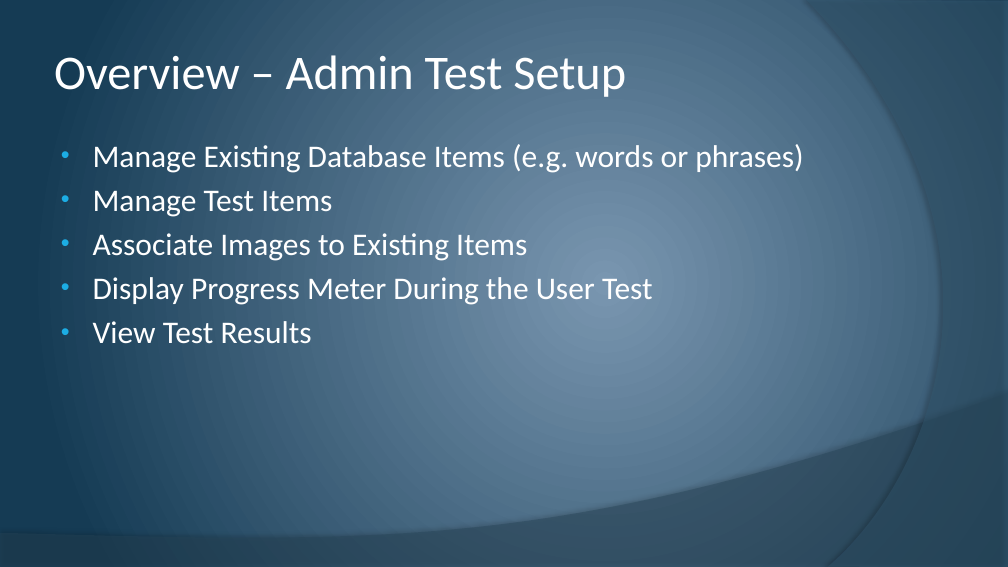
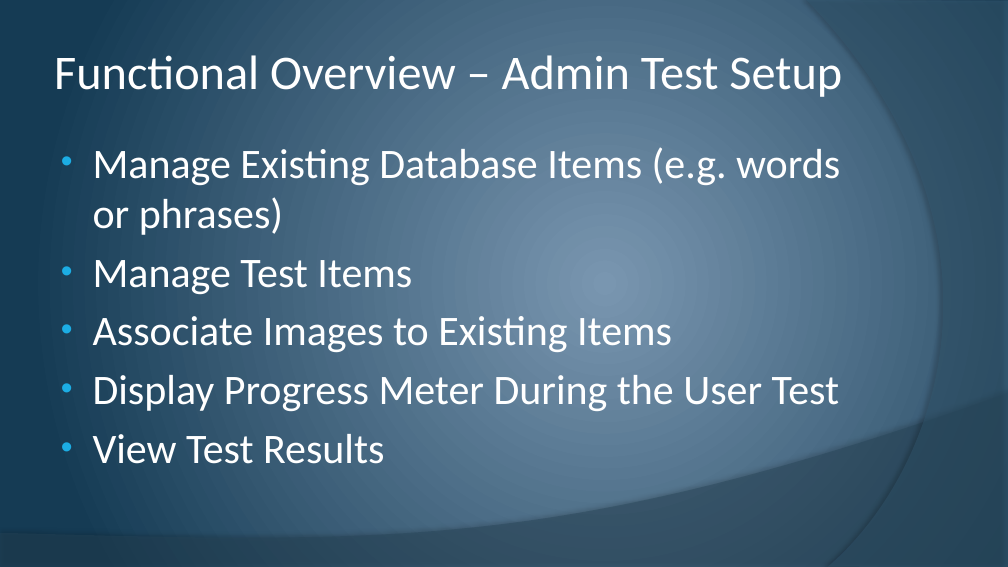
Before and after one commit to cstultz/cis234, a slide deck: slide 6 of assigns/assign10/t1-a10.pptx. Drawn at 1008x567 pixels with LibreOffice and Linux fonts; fonts in the diff are those of the drawing. Boxes give left, top, right and bottom in pixels: in the first picture for what was removed or moved away, otherwise in the second. Text is boxed around its words. In the diff, an @@ line names an element or a change of style, - is before the commit and + after.

```diff
--- a/assigns/assign10/t1-a10.pptx
+++ b/assigns/assign10/t1-a10.pptx
@@ title at [54,55,842,97]: text changed @@
-Overview – Admin Test Setup
+Functional Overview – Admin Test Setup
@@ text "Manage Existing Database Items (e.g. ..." at [93,147,840,464]: size 30 to 40 pt; more space between paragraphs @@
```
Also in this commit, not shown: 7 other slides changed.
